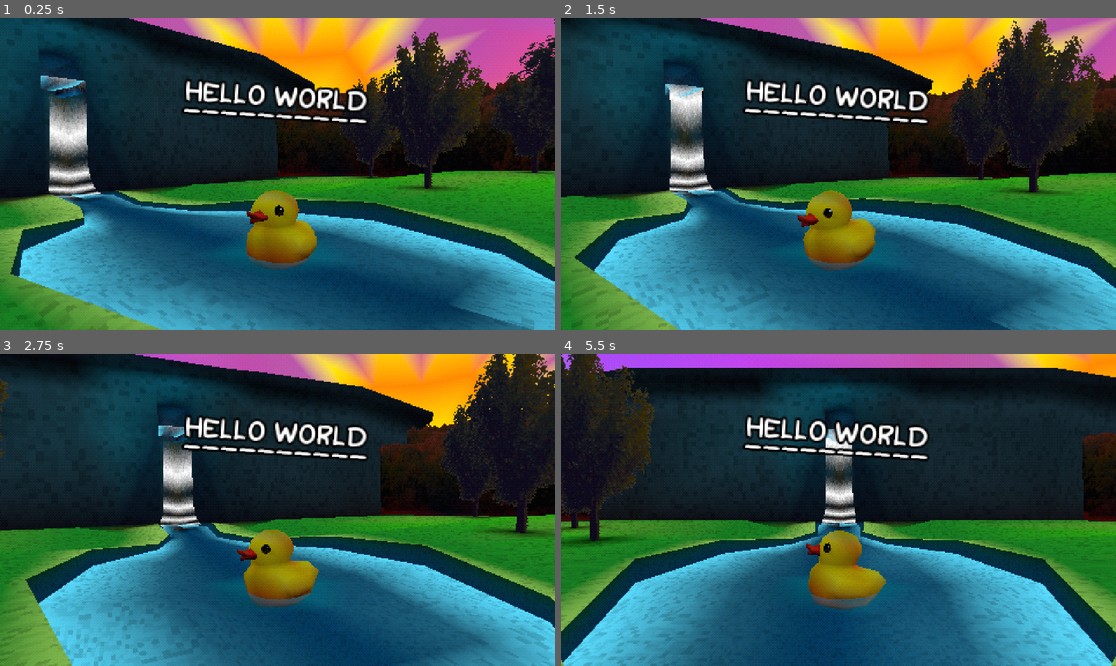
Above: before the commit, frames 1-4 (two rows, left to right).
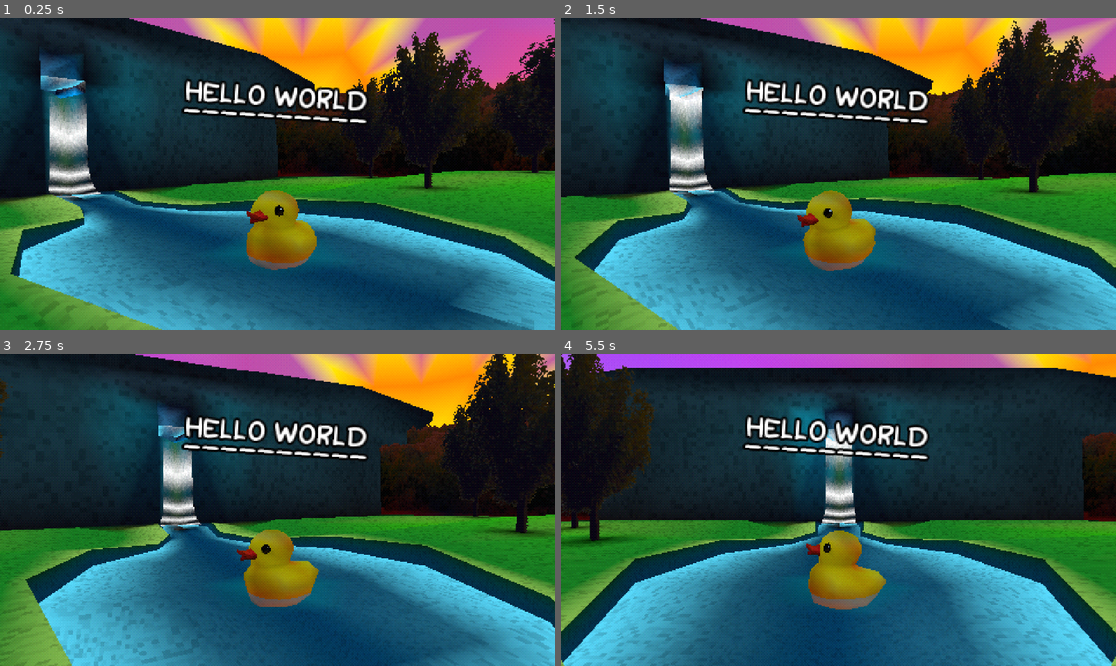
Above: after the commit, the same moments.

Repository: WittyCognomen/godot-psx-shaders-demo
Game: Godot game, scene res://demo.tscn
The game is run twice, just before and just after one commit, with the same random seed, the same clock (stepped at 60 frames per second) and the same inputs.
Inputs:
- Up to frame 1 (0.25 s): no input
- Up to frame 2 (1.5 s): no input
- Up to frame 3 (2.75 s): no input
- Up to frame 4 (5.5 s): no input

The runs differ from the first frame. In frame 1, 3.9% of the frame differs, in the area x 0-58%, y 0-81%; in frame 2, 3.0%; in frame 3, 2.3%; in frame 4, 2.8%.

Commit message:
Added normals fix from 0xspig branch: https://github.com/0xspig/godot-psx-shaders

Diff:
--- a/shaders/psx.shader
+++ b/shaders/psx.shader
@@ -24,6 +24,7 @@
 	float vertex_distance = length((MODELVIEW_MATRIX * vec4(VERTEX, 1.0)));
 
 	VERTEX = (MODELVIEW_MATRIX * vec4(VERTEX, 1.0)).xyz;
+	NORMAL = abs(vec4(NORMAL, 1.) * MODELVIEW_MATRIX).xyz;
 
 	float vPos_w = (PROJECTION_MATRIX * vec4(VERTEX, 1.0)).w;
 	VERTEX.xy = vPos_w * round(vertex_resolution * VERTEX.xy / vPos_w) / vertex_resolution;
--- a/shaders/psx_fragment_lit.shader
+++ b/shaders/psx_fragment_lit.shader
@@ -24,6 +24,7 @@
 	float vertex_distance = length((MODELVIEW_MATRIX * vec4(VERTEX, 1.0)));
 
 	VERTEX = (MODELVIEW_MATRIX * vec4(VERTEX, 1.0)).xyz;
+	NORMAL = abs(vec4(NORMAL, 1.) * MODELVIEW_MATRIX).xyz;
 
 	float vPos_w = (PROJECTION_MATRIX * vec4(VERTEX, 1.0)).w;
 	VERTEX.xy = vPos_w * round(vertex_resolution * VERTEX.xy / vPos_w) / vertex_resolution;
--- a/shaders/psx_transparent.shader
+++ b/shaders/psx_transparent.shader
@@ -24,6 +24,7 @@
 	float vertex_distance = length((MODELVIEW_MATRIX * vec4(VERTEX, 1.0)));
 
 	VERTEX = (MODELVIEW_MATRIX * vec4(VERTEX, 1.0)).xyz;
+	NORMAL = abs(vec4(NORMAL, 1.) * MODELVIEW_MATRIX).xyz;
 
 	float vPos_w = (PROJECTION_MATRIX * vec4(VERTEX, 1.0)).w;
 	VERTEX.xy = vPos_w * round(vertex_resolution * VERTEX.xy / vPos_w) / vertex_resolution;
